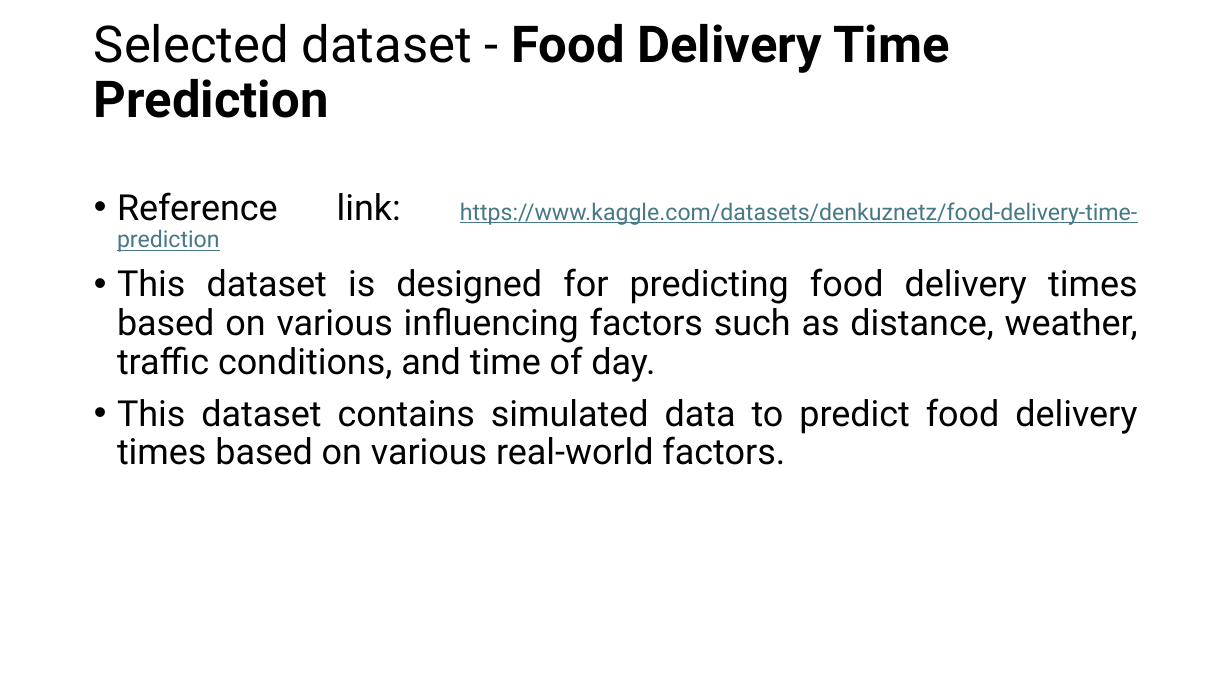
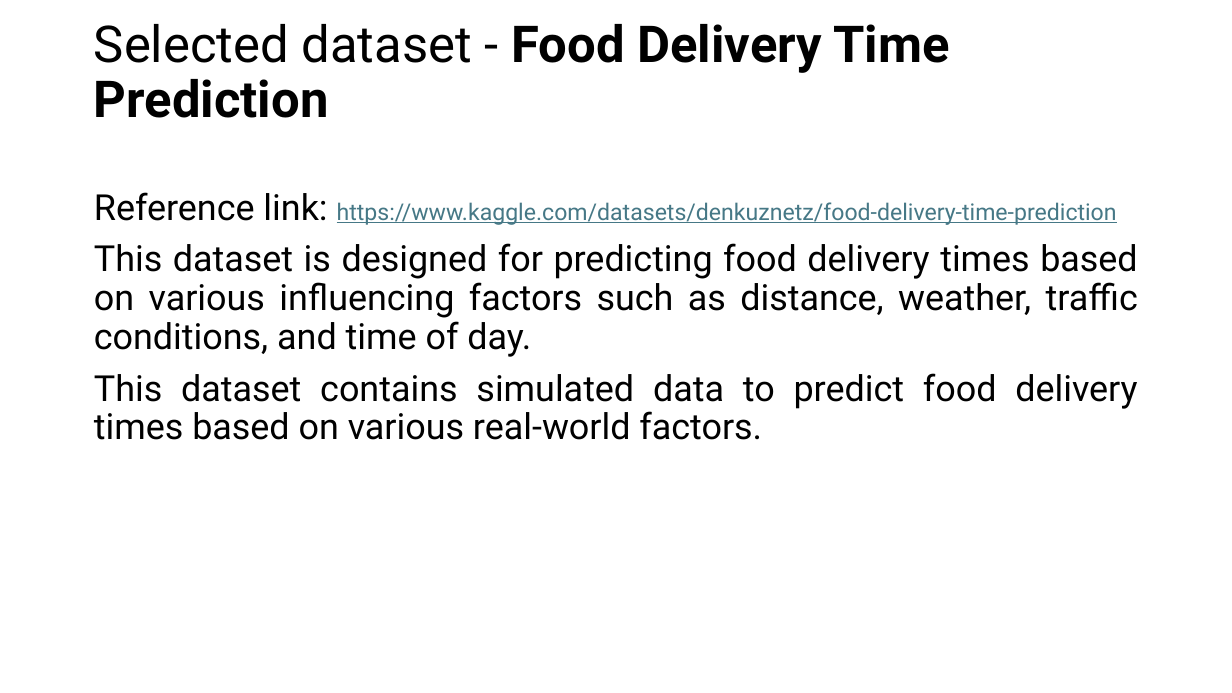
Before and after one commit to DanieleGotti/Food_Delivery_Time_Prediction, a slide deck: slide 2 of Presentazione_progetto.pptx. Drawn at 1232x693 pixels with LibreOffice and Linux fonts; fonts in the diff are those of the drawing. Boxes give left, top, right and bottom in pixels: in the first picture for what was removed or moved away, otherwise in the second. Text is boxed around its words. In the diff, an @@ line names an element or a change of style, - is before the commit and + after.

```diff
--- a/Presentazione_progetto.pptx
+++ b/Presentazione_progetto.pptx
@@ text "Reference link: https://www.kaggle.com/datasets/denkuznetz/f ..." at (x1=94, y1=192, x2=1138, y2=440): bullet • to none @@
```
Also in this commit, not shown: 2 other slides changed, 5 slides added, 1 slide removed, 2 other files.
